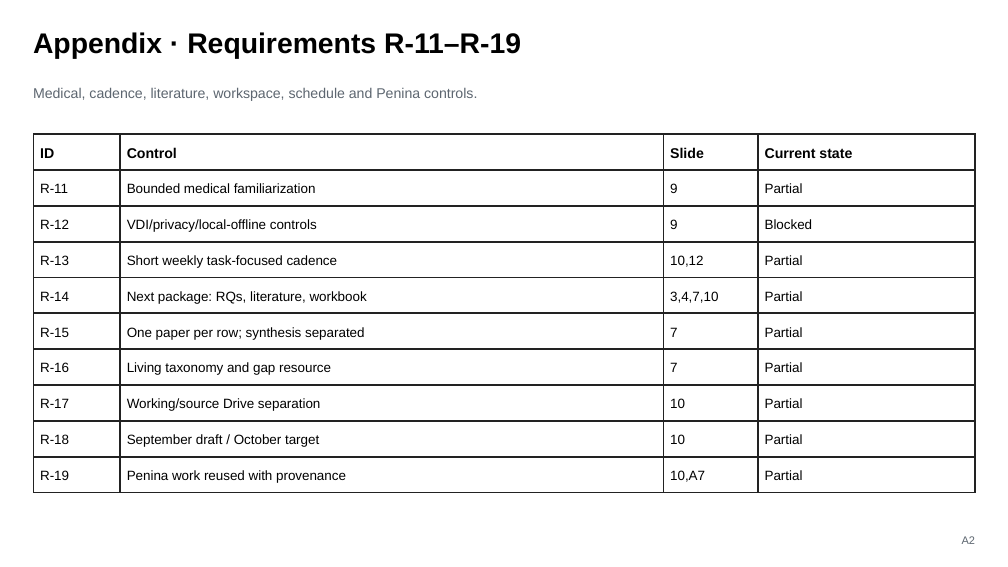
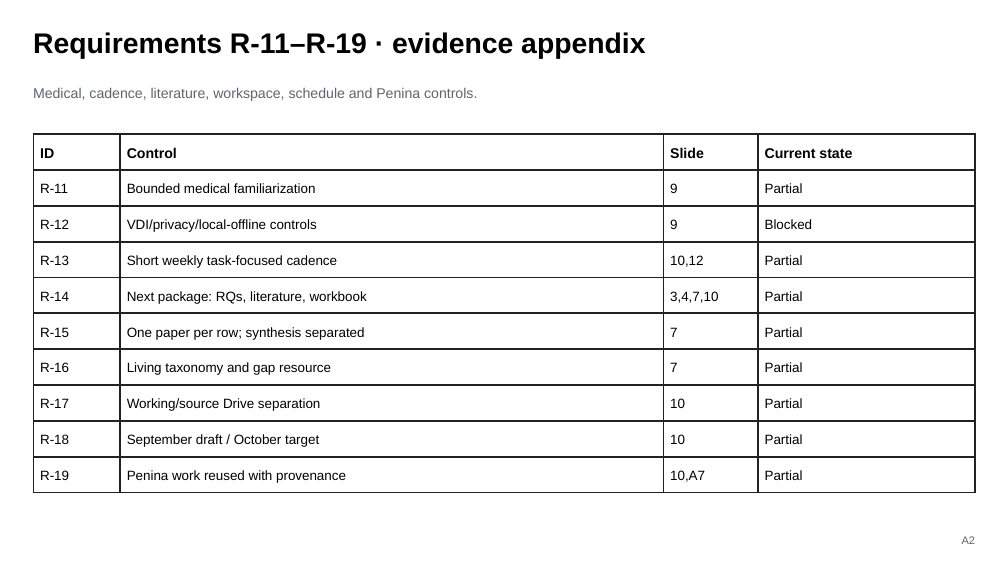
Before and after one commit to AliHamed17/Vego-Ai, a slide deck: slide 14 of presentations/VEGO-AI-Iris-Supervisor-Decisions-2026-08-05.pptx. Drawn at 1008x567 pixels with LibreOffice and Linux fonts; fonts in the diff are those of the drawing. Boxes give left, top, right and bottom in pixels: in the first picture for what was removed or moved away, otherwise in the second. Text is boxed around its words. In the diff, an @@ line names an element or a change of style, - is before the commit and + after.

```diff
--- a/presentations/VEGO-AI-Iris-Supervisor-Decisions-2026-08-05.pptx
+++ b/presentations/VEGO-AI-Iris-Supervisor-Decisions-2026-08-05.pptx
@@ text at box(33, 32, 645, 59): text changed @@
-Appendix · Requirements R-11–R-19
+Requirements R-11–R-19 · evidence appendix
```
Also in this commit, not shown: 11 other slides changed, 38 other files.
